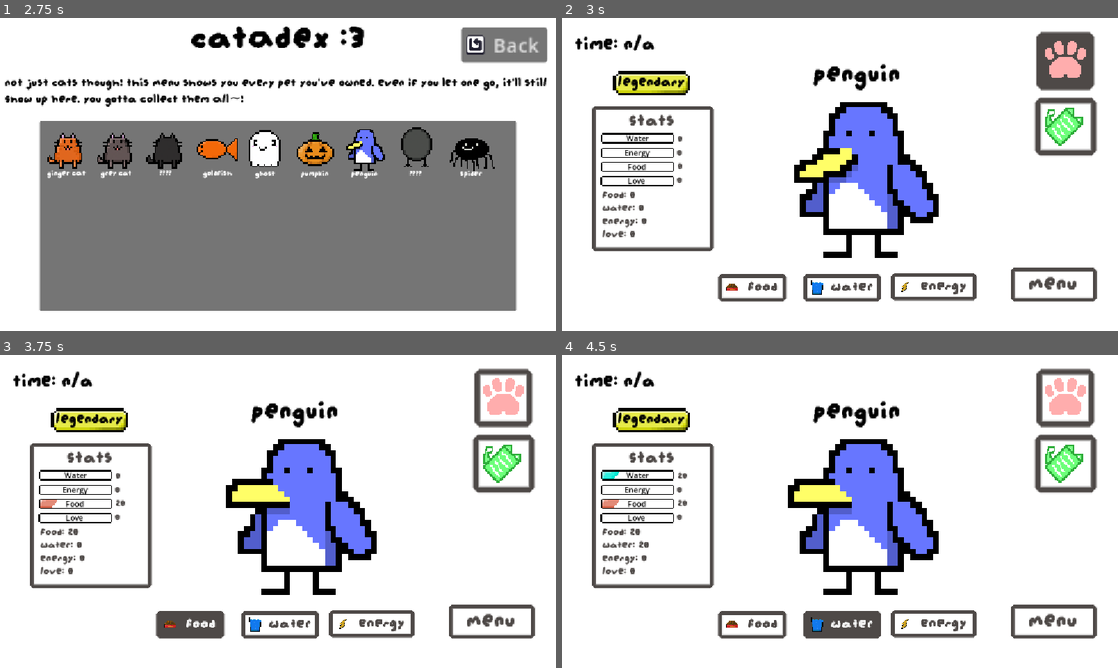
Above: before the commit, frames 1-4 (two rows, left to right).
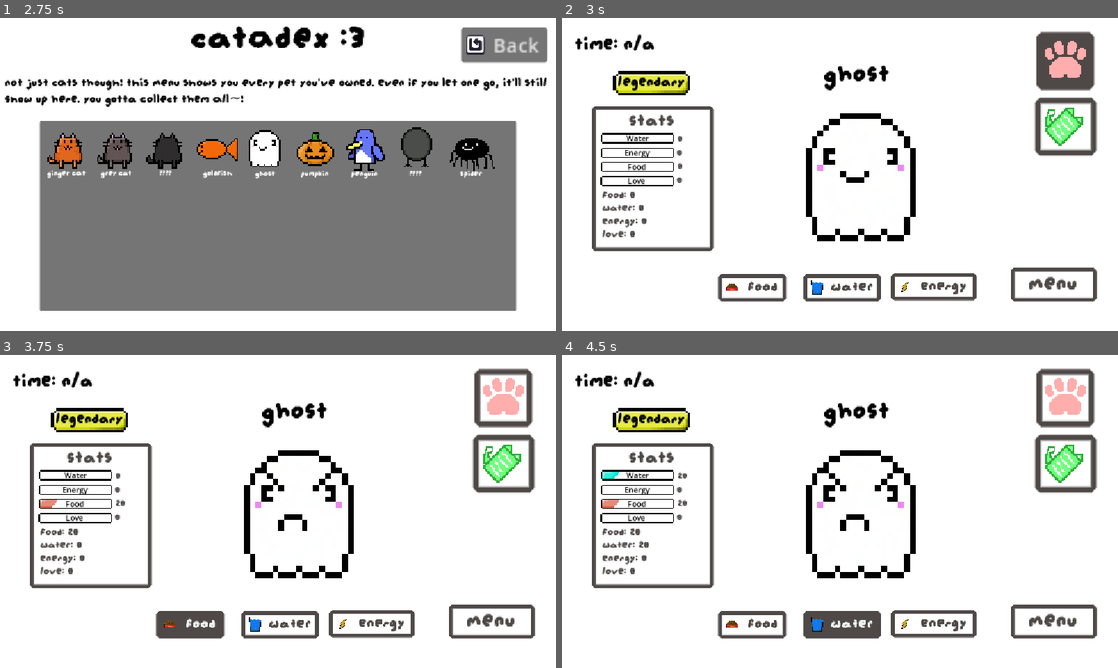
Above: after the commit, the same moments.

Repository: smallzdev/Tomagotchi-game
Game: Godot game, scene res://scenes/menus/main_game_scene.tscn
The game is run twice, just before and just after one commit, with the same random seed, the same clock (stepped at 60 frames per second) and the same inputs. This scene is started directly instead of the project's main scene.
Inputs (mouse positions are in pixels of both pictures, inside the frame that each line leads up to):
- Up to frame 1 (2.75 s): click (505, 61) at 0.5 s; click "Back" at 1.25 s; click (505, 127) at 2 s
- Up to frame 2 (3 s): click "Back" at 2.75 s
- Up to frame 3 (3.75 s): click "food" at 3.5 s
- Up to frame 4 (4.5 s): click "water" at 4.25 s

Frame 1 is identical in both runs. In frame 2, 7.5% of the frame differs, in the area x 41-68%, y 14-77%; in frame 3, 7.8%, in the area x 40-68%, y 14-77%; in frame 4, 7.8%.

Commit message:
added past code and grains

Diff:
--- a/project.godot
+++ b/project.godot
@@ -20,6 +20,7 @@
 PetsUnlocked="*uid://djpxn67q31r5a"
 Savedata="*uid://dd55fa1ap0bes"
 Saveload="*uid://ctfhrx6kk17hm"
+Eventcontroller="*uid://bkp035c68tmco"
 
 [display]
 
--- a/scenes/gacha.tscn
+++ b/scenes/gacha.tscn
@@ -33,7 +33,7 @@
 
 [node name="Camera2D" parent="." unique_id=545306824 instance=ExtResource("3_pvtck")]
 unique_name_in_owner = true
-position = Vector2(575, 323)
+position = Vector2(583, 323)
 
 [node name="timer" type="Label" parent="." unique_id=1707088213]
 unique_name_in_owner = true
--- /dev/null
+++ b/scenes/grain.tscn
@@ -0,0 +1,23 @@
+[gd_scene format=3 uid="uid://wq5s6l0n4vas"]
+
+[ext_resource type="Script" uid="uid://buk33ij8ceodc" path="res://scripts/grain.gd" id="1_46e2s"]
+[ext_resource type="Texture2D" uid="uid://2xynay4l8ney" path="res://Resources/InUse/TamagotchiCustomAssets/grain.png.png" id="2_s5qrr"]
+
+[sub_resource type="RectangleShape2D" id="RectangleShape2D_xrivr"]
+size = Vector2(74, 68.5)
+
+[node name="Grain" type="Node2D" unique_id=768243202]
+script = ExtResource("1_46e2s")
+
+[node name="Sprite2D" type="Sprite2D" parent="." unique_id=452878062]
+texture_filter = 1
+scale = Vector2(3, 3)
+texture = ExtResource("2_s5qrr")
+
+[node name="Area2D" type="Area2D" parent="." unique_id=943578556]
+
+[node name="CollisionShape2D" type="CollisionShape2D" parent="Area2D" unique_id=1829321011]
+position = Vector2(0, -3.75)
+shape = SubResource("RectangleShape2D_xrivr")
+
+[connection signal="body_entered" from="Area2D" to="." method="_on_area_2d_body_entered"]
--- /dev/null
+++ b/scripts/Eventcontroller.gd
@@ -0,0 +1,11 @@
+extends Node
+
+
+# Called when the node enters the scene tree for the first time.
+func _ready() -> void:
+	pass # Replace with function body.
+
+
+# Called every frame. 'delta' is the elapsed time since the previous frame.
+func _process(delta: float) -> void:
+	pass
--- /dev/null
+++ b/scripts/grain.gd
@@ -0,0 +1,13 @@
+extends Node2D
+
+@export var amount = 1
+
+# when characterbody2d / player
+# enters coin 2D area
+# checks to see if player is touching coin
+#if yes -> calls global.gd
+#global.gd: +1 coin,
+func _on_area_2d_body_entered(body: Node2D) -> void:
+	if body is CharacterBody2D:
+		Global.add_grains(amount)
+		self.queue_free()
--- /dev/null
+++ b/scripts/grain_ui.gd
@@ -0,0 +1,11 @@
+extends Control
+
+
+# Called when the node enters the scene tree for the first time.
+func _ready() -> void:
+	pass # Replace with function body.
+
+
+# Called every frame. 'delta' is the elapsed time since the previous frame.
+func _process(delta: float) -> void:
+	pass
--- a/scripts/pet_equip.gd
+++ b/scripts/pet_equip.gd
@@ -141,7 +141,7 @@
 		equippedPetSprite.animation = "baby chicken"
 	if Global.pet == 9:
 		equippedPetName.text = "Spider"
-		equippedPetSprite.animation - "spider"
+		equippedPetSprite.animation = "spider"
 	equippedPetSprite.frame = 0
 # when adding more pets, remember to update this code + pet_sprite.gd....
 
--- a/scripts/pet_sprite.gd
+++ b/scripts/pet_sprite.gd
@@ -21,12 +21,12 @@
 	var gacha = randi_range(1, 100)
 	if gacha <= 75:
 		print("common")
-		Global.pet = [1, 2, 3, 4, 5, 6]
+		Global.pet = [1, 2, 3, 4, 6]
 		var commonrandom = Global.pet.pick_random()
 		Global.pet = commonrandom
 	else:
 		print("legendary")
-		Global.pet = [7, 8, 9]
+		Global.pet = [5, 7, 9]
 		var legendaryrandom = Global.pet.pick_random()
 		Global.pet = legendaryrandom
 	loadEquippedPet()
@@ -67,7 +67,7 @@
 		petSprite.animation = "baby chicken"
 	if Global.pet == 9:
 		petName.text = "Spider"
-		petSprite.animation - "spider"
+		petSprite.animation = "spider"
 	petSprite.frame = 0
 
 # petting function, so when you click on the cat this runs
Binary file added: Resources/InUse/TamagotchiCustomAssets/grain.png.png
Not shown, added: Resources/InUse/TamagotchiCustomAssets/grain.png.png.import
Not shown, added: scripts/Eventcontroller.gd.uid
Not shown, added: scripts/grain.gd.uid
Not shown, added: scripts/grain_ui.gd.uid
Not shown, added: Resources/InUse/TamagotchiCustomAssets/ArtCreationFiles/grain.piskel
